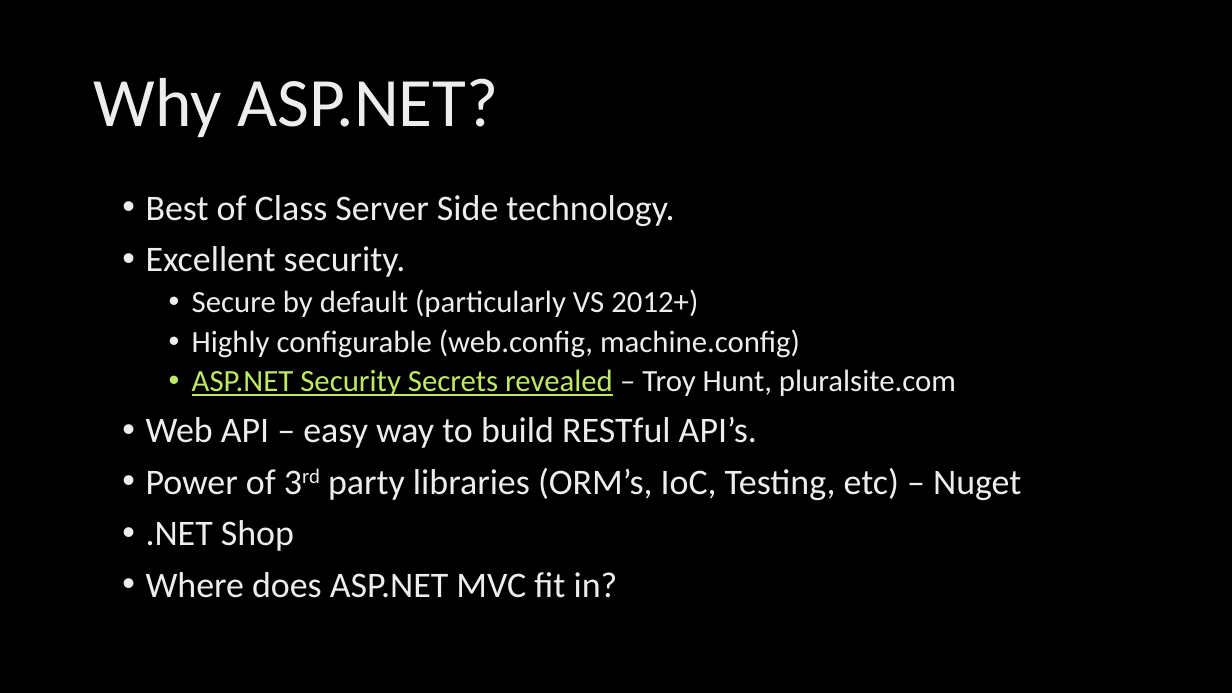
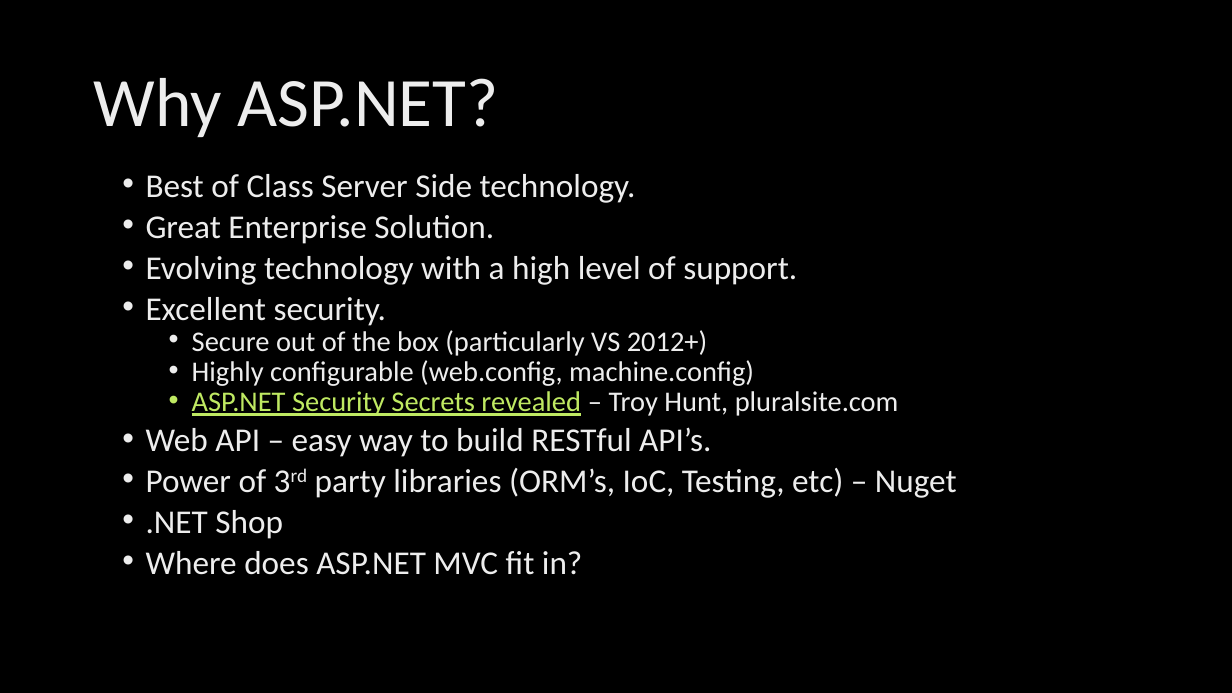
Before and after one commit to ryanlangton/angularjs-mvc, a slide deck: slide 10 of AngularJSdotNet.pptx (slide 8 before the commit). Drawn at 1232x693 pixels with LibreOffice and Linux fonts; fonts in the diff are those of the drawing; background and template pictures are left out. Boxes give left, top, right and bottom in pixels: in the first picture for what was removed or moved away, otherwise in the second. Text is boxed around its words. In the diff, an @@ line names an element or a change of style, - is before the commit and + after.

```diff
--- a/AngularJSdotNet.pptx
+++ b/AngularJSdotNet.pptx
@@ text "Best of Class Server Side ...": place and size @@
-text "Best of Class Server Side ..." at [146,195,1021,598]
+text "Best of Class Server Side ..." at [146,174,957,575]
@@ text at [146,174,957,575]: size 28 to 25.9 pt in "Best of Class Server Side technology.", "Excellent security.", "Web API – easy way to build ...", "Power of 3rd party libraries (ORM’s, IoC, ..." and 2 more places; size 24 to 22.2 pt in "Highly configurable (web.config, machine.config)", "ASP.NET Security Secrets revealed – Troy Hunt, ..."; line spacing 0.9 to 0.7 @@
@@ text at [146,215,797,285]: paragraphs added @@
+• Great Enterprise Solution.
+• Evolving technology with a high level of support.
@@ text at [192,330,707,356]: text changed; size 24 to 22.2 pt @@
-  • Secure by default (particularly VS 2012+)
+  • Secure out of the box (particularly VS 2012+)
```
Also in this commit, not shown: 17 other slides changed, 14 slides added, 6 slides removed, 35 other files.
